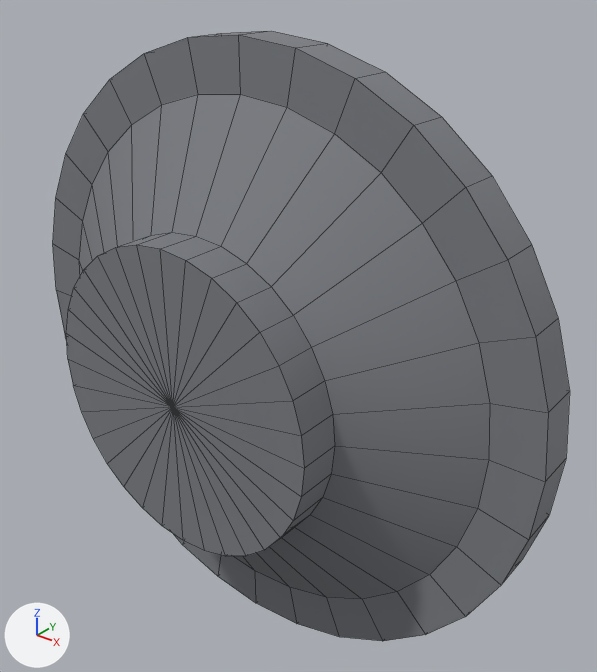
One commit to the OBJ model assets/models/equipment/cobretty_er5_reactor/LOD1/er5_flange_fore.obj: the scene before it, then after it.
Both versions are drawn from a 50 mm camera at (3.58, -1.7, 2.79) aimed at (0.31, 2.39, 0.26). Lighting does not change. The marker at lower left points along +X, +Y and +Z. The picture after the commit comes second. Mesh edges are drawn as thin lines. Where no turn or scale is listed for an object, it has been applied to the vertices. Vertices at exactly the same position are counted once.

Names of what the first picture shows: 'er5_flange_fore'.
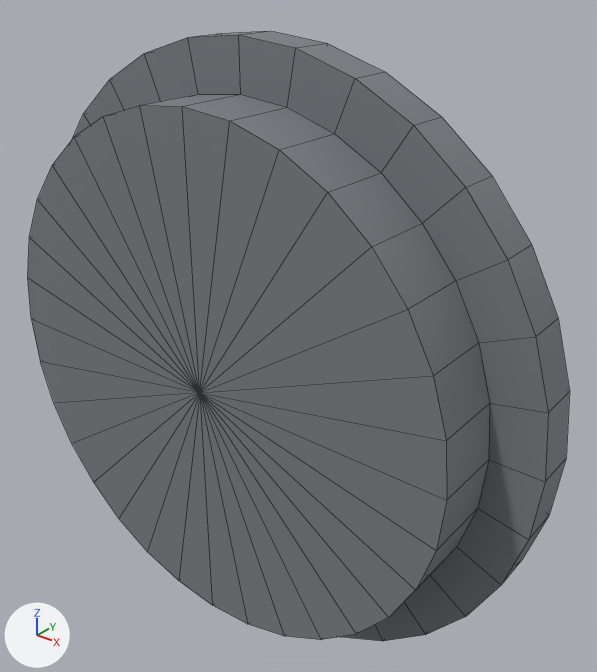
Boxes (x1, y1, x2, y2) around the edits, measured in the pictures (597 x 672 px):
```json
{"object": "er5_flange_fore", "change": "reshaped", "before": [53, 31, 570, 641], "after": [28, 31, 570, 641]}
{"part": 1, "of": "me_er5_flange_fore", "change": "built on", "before": [66, 94, 490, 599], "after": [28, 94, 490, 640]}
```

Edits to the scene script, one JSON object a line:
```json
{"block": "me_er5_flange_fore", "where": "# used by ob_er5_flange_fore; location = (0.0, 0.0, 0.0)"}
{"op": "remove", "block": "me_er5_flange_fore", "code": "me_er5_flange_fore.from_pydata(...)  # 595 vertices, 662 faces; spans x -2.25..2.25, y 1.45..2.51, z -2.25..2.25"}
{"op": "add", "block": "me_er5_flange_fore", "code": "me_er5_flange_fore.from_pydata(...)  # 563 vertices, 630 faces; spans x -2.25..2.25, y 1.7..2.51, z -2.25..2.25"}
{"block": "me_er5_flange_fore", "change": "me_er5_flange_fore part 1"}
{"block": "me_er5_flange_fore", "change": "33 vertices are removed from x -1.1..1.1, y 1.45, z -1.1..1.1"}
{"block": "me_er5_flange_fore", "change": "64 faces are deleted"}
{"block": "me_er5_flange_fore", "change": "32 vertices move from x -1.1..1.1, y 1.75, z -1.1..1.1 to x -1.9..1.9, y 1.7, z -1.9..1.9"}
{"block": "me_er5_flange_fore", "change": "1 vertex is added at (0.0, 1.7, 0.0)"}
{"block": "me_er5_flange_fore", "change": "32 new faces join them, mat_eq_metal_band (grey #7c7e84)"}
```
